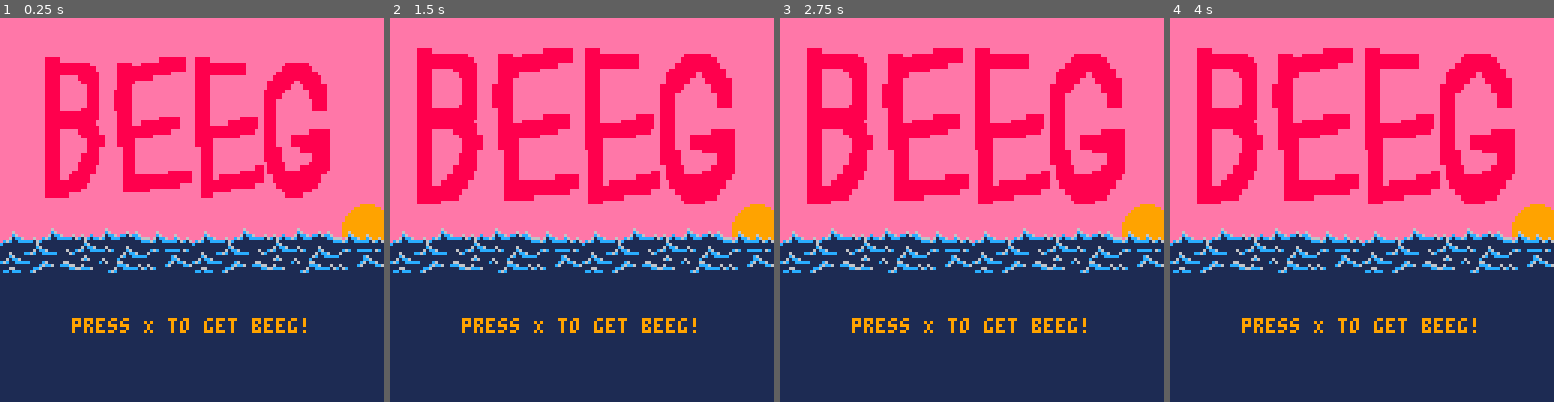
Above: before the commit, frames 1-4 (left to right).
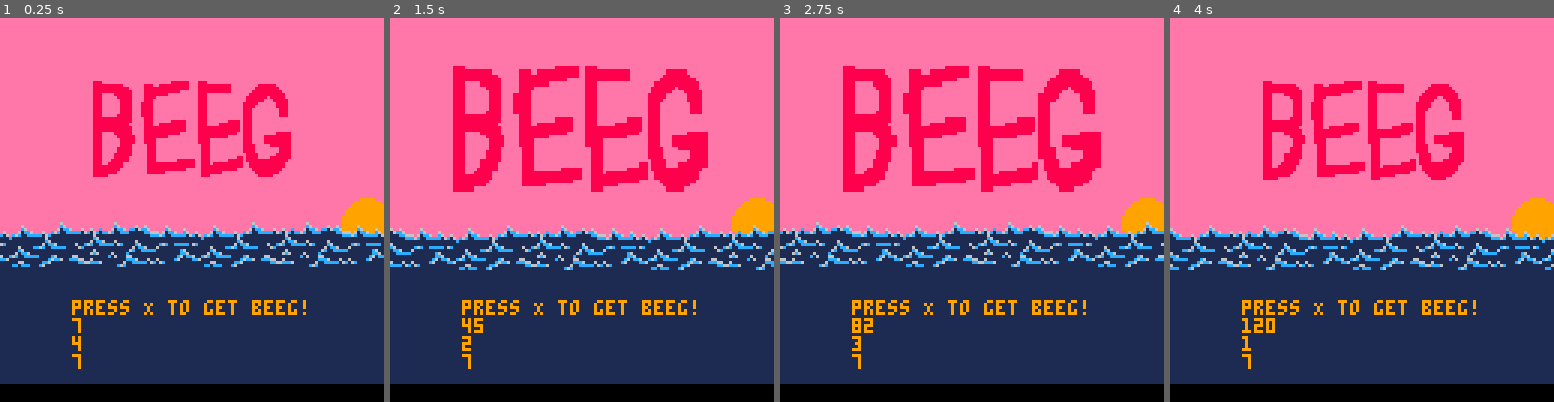
Above: after the commit, the same moments.

Repository: acmcpheron02/beeg
Game: PICO-8 cartridge beeg.p8
Two runs of this game, one before a commit and one after it. Both use one fixed random seed, a clock stepped at 60 frames per second and the inputs below.
Inputs:
- Up to frame 1 (0.25 s): no input
- Up to frame 2 (1.5 s): no input
- Up to frame 3 (2.75 s): hold Right 1.6-2.1 s; hold Up 2.15-2.42 s; hold Right from 2.47 s (still down)
- Up to frame 4 (4 s): release Right at 3.03 s; hold Left 3.08-3.58 s; hold Down 3.63-3.97 s

The runs differ from the first frame. In frame 1, 25% of the frame differs, in the area x 0-100%, y 10-100%; in frame 2, 28%; in frame 3, 28%; in frame 4, 28%, in the area x 0-100%, y 7-100%.

Commit message:
added wave animation, improve title pulse

Diff:
--- a/beeg.p8
+++ b/beeg.p8
@@ -4,6 +4,7 @@
 debug = true
 
 scene = "title"
+ani = -1
 ti = 4
 actors = {}
 player = {}
@@ -26,6 +27,7 @@
 function _init() end
 
 function _update()
+  adv_frame()
   if scene == "title" then title_update() end
 
   -- player.move()
@@ -40,6 +42,9 @@
 
 function _draw()
   if scene == "title" then title_draw() end
+  print(ani)
+  print(ani%4+1)
+  print(127%8)
 
   -- cls(1)
   -- map(0,0,0,0,200,200)
@@ -64,19 +69,20 @@
 end
 
 function title_update()
-  pulseSizes = {1.5, 1.52, 1.58, 1.65, 1.7, 1.7, 1.7, 1.71, 1.71, 1.71, 1.71, 1.7, 1.7, 1.7, 1.65, 1.58, 1.52}
-  pulse = pulseSizes[flr(ti/4)]
-  ti +=1
-  if ti/4 > #pulseSizes then ti = 4 end
+  pulse = 1
+  if ani < 64 then pulse = 1 + ((ani/128)) end
+  if ani >= 64 then pulse = 1.5 - ((ani%64)/128) end
+  --if ani >= 120 then pulse = 1 end
 end
 
 function title_draw()
   cls(14)
-  circfill(122, 70, 8, 9)
-  rectfill(0,78,128,128,1)
-  sspr(64, 32, 64, 16, 0, 70)
-  sspr(64, 32, 64, 16, 64, 70)
-  sspr(0, 32, 64, 32, 32-(32*pulse-32), 22-(16*pulse-16), 64*pulse, 32*pulse)
+  circfill(122, 74, 8, 9)
+  rectfill(0,80,128,128,1)
+  sspr(64, 32, 64, 16, ani/2-64, (ani/32)%2 + 74)
+  sspr(64, 32, 64, 16, ani/2, (ani/32)%2 + 74)
+  sspr(64, 32, 64, 16, ani/2+64, (ani/32)%2 + 74)
+  sspr(0, 32, 64, 32, 33-(32*pulse-32), 28-(16*pulse-16), 64*pulse, 32*pulse)
   --print(pulse)
   print("press X to get beeg!", 24, 100, 9)
 end
@@ -353,6 +359,12 @@
   if fx.dur != 7 and fx.dur != 6 and fx.dur != 2 then
     pset(fx.x, fx.y, fx.pal) else return
   end
+end
+
+function adv_frame()
+  local reset = 127
+  if ani < reset then ani += 1 end
+  if ani >= reset then ani = 0 end
 end
 
 
